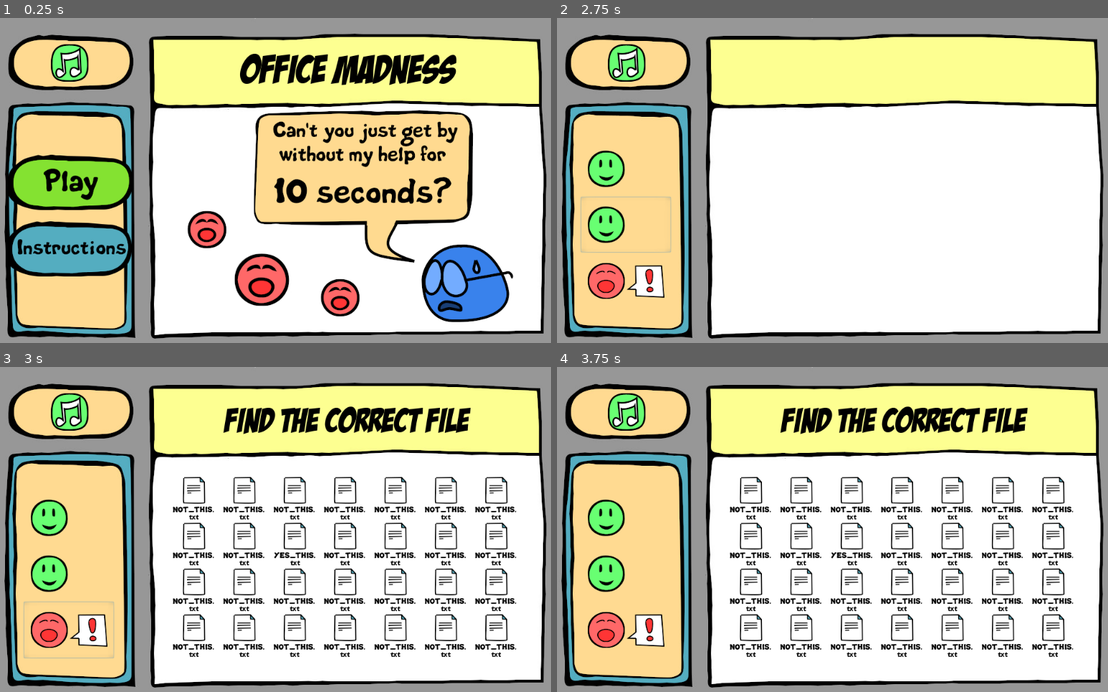
Above: before the commit, frames 1-4 (two rows, left to right).
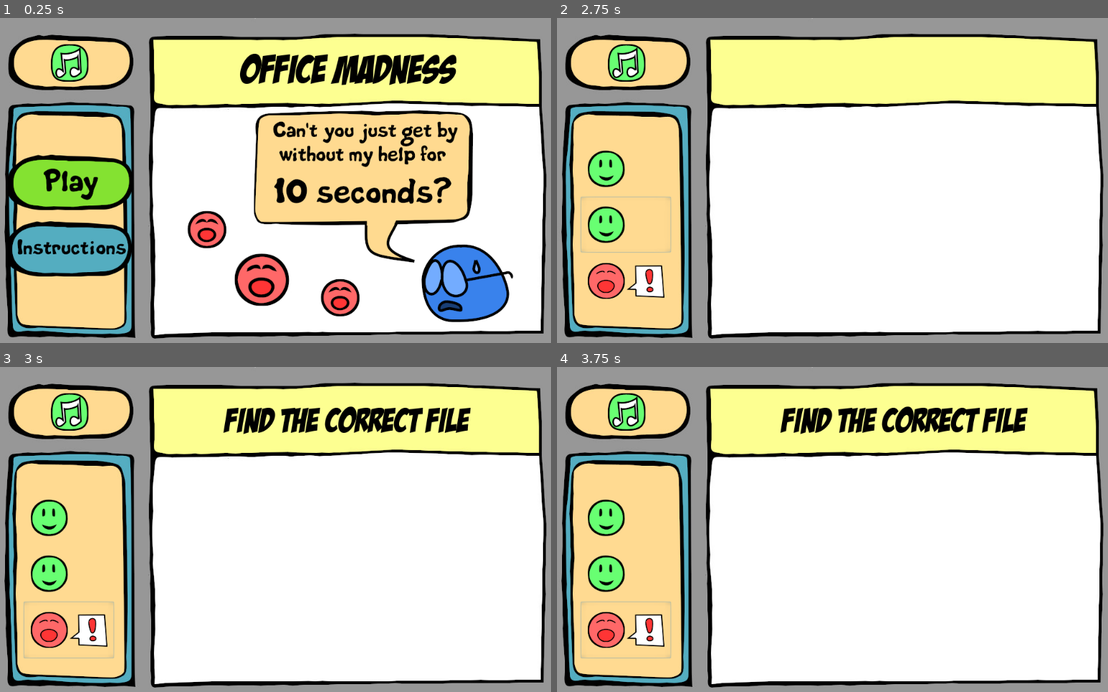
Above: after the commit, the same moments.

Repository: Cookie-CHR/OfficeMadness---LD51
Game: Godot game, scene res://Scenes/Title.tscn
Two runs of this game, one before a commit and one after it. Both use one fixed random seed, a clock stepped at 60 frames per second and the inputs below.
Inputs (mouse positions are in pixels of both pictures, inside the frame that each line leads up to):
- Up to frame 1 (0.25 s): no input
- Up to frame 2 (2.75 s): click (628, 183) at 0.5 s; click (623, 167) at 1.25 s; click (623, 226) at 2 s
- Up to frame 3 (3 s): click (66, 630) at 2.75 s
- Up to frame 4 (3.75 s): click (749, 500) at 3.52 s

Frames 1-2 are identical in both runs. In frame 3, 7.0% of the frame differs, in the area x 31-94%, y 33-90%; in frame 4, 7.2%, in the area x 4-94%, y 33-90%.
Error after the commit: Invalid get index 'seconds_passed' (on base: 'Nil'). (res://Scenes/Minigames/1.gd:13)

Commit message:
⚙️ Cleanup + made game harder

Diff:
--- a/Scenes/Ending.tscn
+++ b/Scenes/Ending.tscn
@@ -7,10 +7,16 @@
 [ext_resource path="res://Sprites/Ending.png" type="Texture" id=5]
 [ext_resource path="res://Music/Music_Changer.gd" type="Script" id=6]
 [ext_resource path="res://Sprites/Music_On.png" type="Texture" id=7]
+[ext_resource path="res://Fonts/Life is goofy.ttf" type="DynamicFontData" id=8]
 
 [sub_resource type="DynamicFont" id=1]
 size = 80
 font_data = ExtResource( 4 )
+
+[sub_resource type="DynamicFont" id=2]
+size = 35
+outline_color = Color( 0, 0, 0, 1 )
+font_data = ExtResource( 8 )
 
 [node name="Panel" type="Panel"]
 margin_right = 1024.0
@@ -58,3 +64,24 @@
 margin_bottom = 117.0
 icon = ExtResource( 7 )
 flat = true
+
+[node name="Label2" type="Label" parent="."]
+modulate = Color( 0, 0, 0, 1 )
+margin_left = 302.0
+margin_top = 160.0
+margin_right = 681.0
+margin_bottom = 577.0
+custom_fonts/font = SubResource( 2 )
+text = "Music by Kevin Macleod (incompetech.com)
+Sound by FreeSound
+
+
+
+
+
+
+
+
+
+
+Made by Cookie-CHR for Ludum Dare 51"
--- a/Scenes/Minigames/1.gd
+++ b/Scenes/Minigames/1.gd
@@ -10,12 +10,14 @@
 
 # Called when the node enters the scene tree for the first time.
 func _ready():
-	var count_files = 28
+	var rows = min(3+int(0.02*GlobalTimer.seconds_passed), 4)
+	var columns = min(6+int(0.15*GlobalTimer.seconds_passed), 7)
+	var count_files = rows*columns
 	for i in range(count_files):
 		var button = TextureButton.new()
 
 		add_child(button)
-		button.set_position(Vector2((i%7)*90+35, (i/7)*82+160))
+		button.set_position(Vector2((i%columns)*90+35*(8-columns), (i/columns)*82+160))
 		button.texture_normal = w_file
 		button.name = str(i)
 
--- a/Scenes/Minigames/3.gd
+++ b/Scenes/Minigames/3.gd
@@ -12,12 +12,14 @@
 
 # Called when the node enters the scene tree for the first time.
 func _ready():
-	var count_files = 40
+	var rows = min(4+int(0.02*GlobalTimer.seconds_passed), 5)
+	var columns = min(7+int(0.15*GlobalTimer.seconds_passed), 8)
+	var count_files = rows*columns
 	for i in range(count_files):
 		var button = TextureButton.new()
 
 		add_child(button)
-		button.set_position(Vector2((i%8)*80+35, (i/8)*75+140))
+		button.set_position(Vector2((i%columns)*80+35*(9-columns), (i/columns)*75+140))
 		var r = randi()%5
 		if r<=1:
 			button.texture_normal = virus
--- a/Scenes/Minigames/4.gd
+++ b/Scenes/Minigames/4.gd
@@ -9,7 +9,7 @@
 
 # Called when the node enters the scene tree for the first time.
 func _ready():
-	password = gen_unique_str(10)
+	password = gen_unique_str(floor(8+0.02*GlobalTimer.seconds_passed))
 	get_node("Label").text = password
 	pass # Replace with function body.
 
--- a/Scripts/ProgressBar.gd
+++ b/Scripts/ProgressBar.gd
@@ -5,7 +5,7 @@
 # Called when the node enters the scene tree for the first time.
 func _ready():
 	value = 0
-	max_value = 200
+	max_value = 200 + 0.2*GlobalTimer.seconds_passed
 
 func _process(delta):
 	if not finished:
@@ -13,7 +13,7 @@
 			finished = true
 			MManager.on_finished()
 		else:
-			self.value -= delta*20
+			self.value -= (delta+0.0001*GlobalTimer.seconds_passed)*20
 
 func boost():
 	value +=10
--- /dev/null
+++ b/Scripts/Timer.tscn
@@ -0,0 +1,9 @@
+[gd_scene load_steps=2 format=2]
+
+[ext_resource path="res://Scripts/TimePassed.gd" type="Script" id=1]
+
+[node name="Timer" type="Timer"]
+autostart = true
+script = ExtResource( 1 )
+
+[connection signal="timeout" from="." to="." method="_on_Timer_timeout"]
--- a/project.godot
+++ b/project.godot
@@ -19,6 +19,7 @@
 MManager="*res://Scripts/M_manager.gd"
 MusicPlayer="*res://Music/MusicPlayer.tscn"
 Muter="*res://Music/Muter.gd"
+GlobalTimer="*res://Scripts/Timer.tscn"
 
 [input]
 
Not shown: 1 places in Scenes/Ending.tscn that only renumber resources
